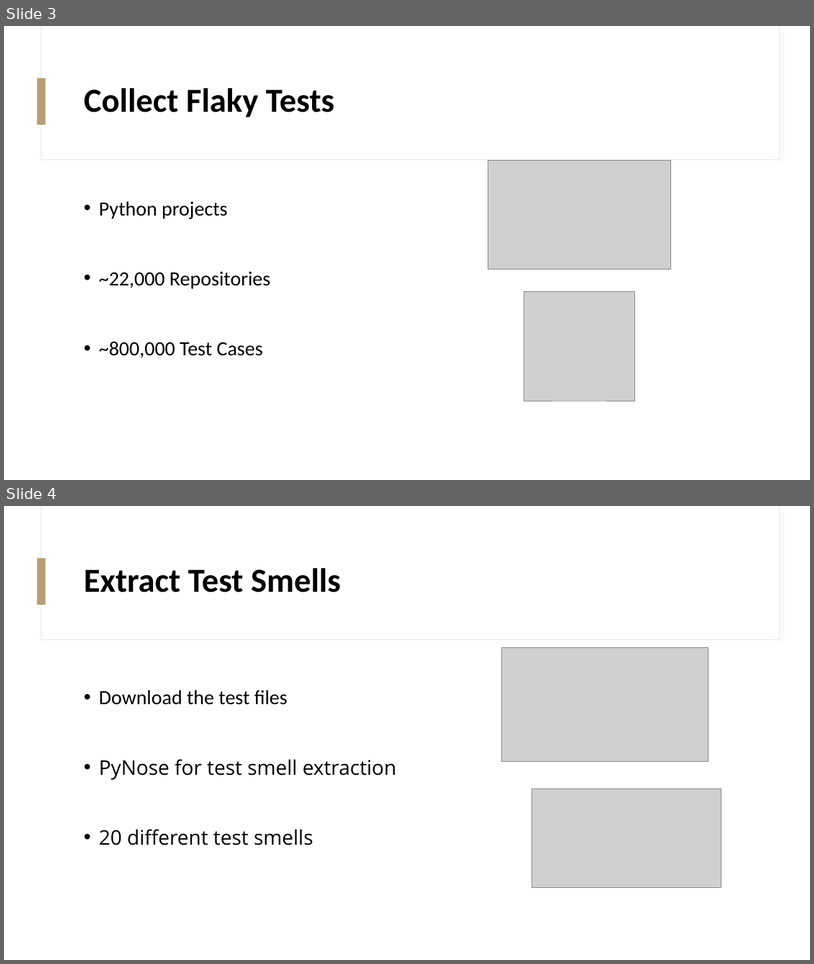
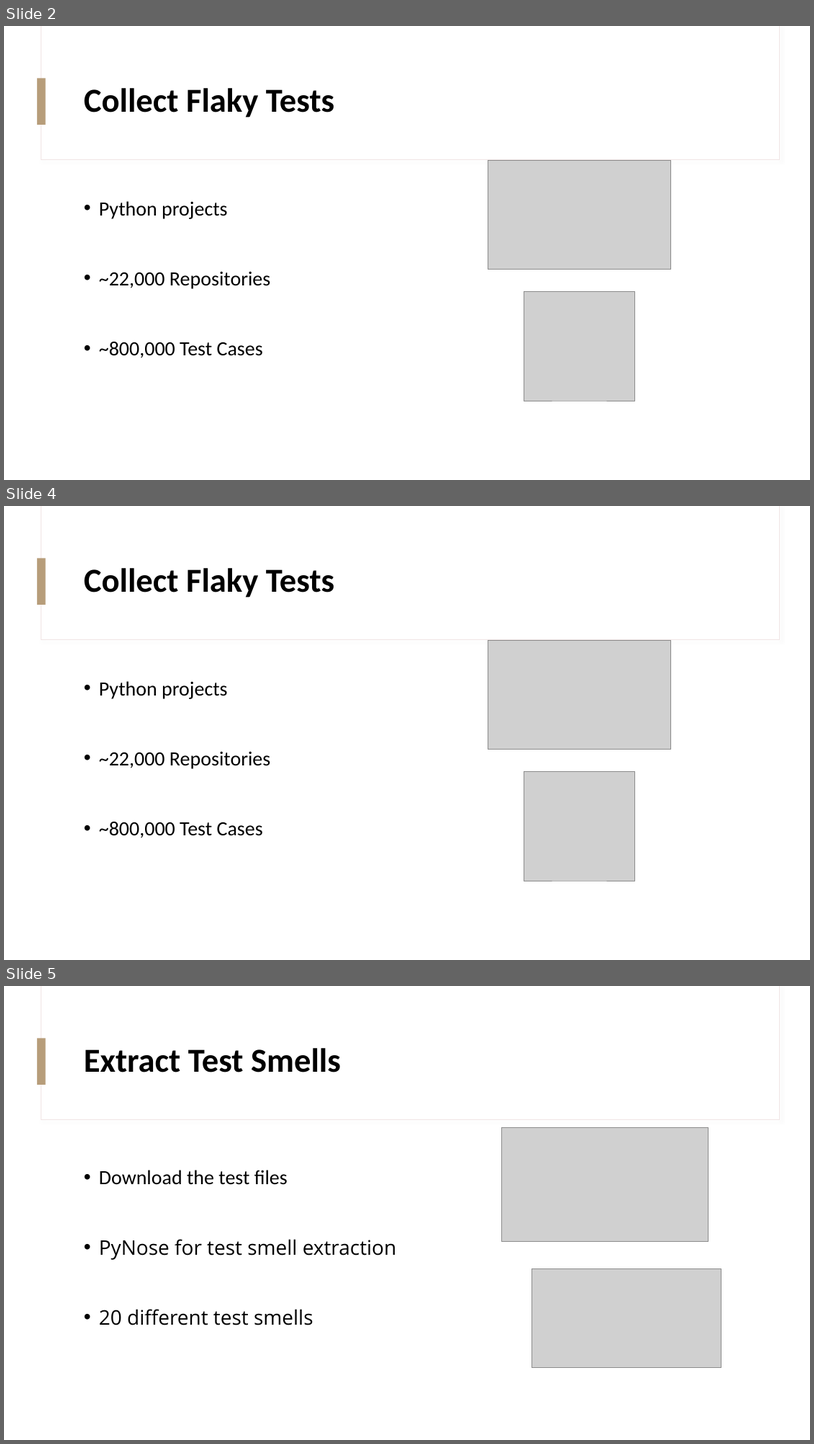
Before and after one commit to KhaledBadran/SOEN7481_Project, a slide deck: A Combined Approach to Detect a Flaky Tests in Python Presentation.pptx. Shown one above the other, each under a label of ours: slides 3 and 4 before the commit, slides 2, 4 and 5 after it; the slides between them are not shown. The pictures are 814x964 and 814x1444 pixels, drawn with LibreOffice and Linux fonts; fonts in the diff are those of the drawing; grey boxes stand for pictures. Boxes give left, top, right and bottom in pixels: in the first picture for what was removed or moved away, otherwise in the second. Text is boxed around its words. In the diff, an @@ line names an element or a change of style, - is before the commit and + after.

```diff
--- a/A Combined Approach to Detect a Flaky Tests in Python Presentation.pptx
+++ b/A Combined Approach to Detect a Flaky Tests in Python Presentation.pptx
@@ slide 4 added at bbox=[4, 506, 810, 960], background #FFFFFF; not listed: 3 template elements that a slide beside it also shows @@
@@ title added at bbox=[84, 568, 334, 597], 40 pt, text #000000, bold @@
+Collect Flaky Tests
@@ picture added at bbox=[488, 641, 671, 749] @@
@@ text added at bbox=[99, 681, 270, 838], 24 pt, text #000000 @@
+• Python projects
+• ~22,000 Repositories
+• ~800,000 Test Cases
@@ picture added at bbox=[525, 771, 635, 880] @@
@@ what was slide 3 is now slide 2 @@
@@ what was slide 4 is now slide 5 @@
```
Also in this commit, not shown: 2 slides changed, 9 other slides added, 1 slide removed.
